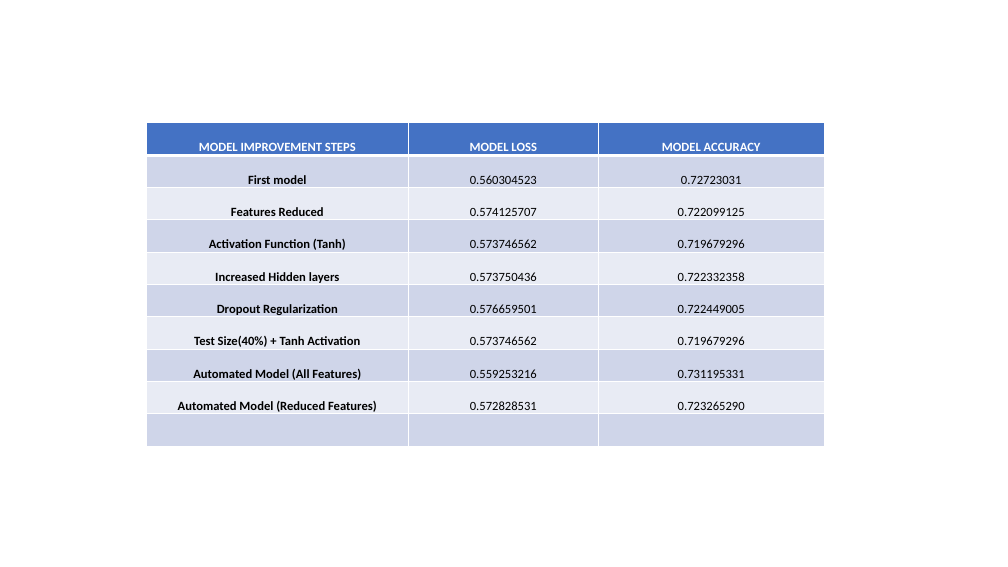
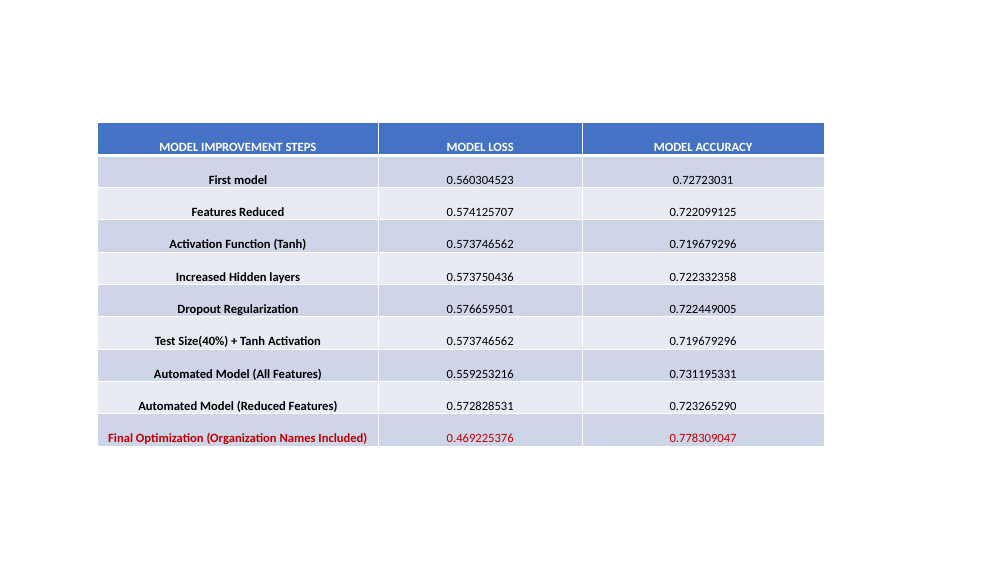
Before and after one commit to fbrowther/Artificial_Neural_Network-to-Predict_Charity_Funding-, a slide deck: slide 1 of Images/table for accuracy score.pptx. Drawn at 1008x567 pixels with LibreOffice and Linux fonts; fonts in the diff are those of the drawing. Boxes give left, top, right and bottom in pixels: in the first picture for what was removed or moved away, otherwise in the second. Text is boxed around its words. In the diff, an @@ line names an element or a change of style, - is before the commit and + after.

Commit message:
final Optimization

```diff
--- a/Images/table for accuracy score.pptx
+++ b/Images/table for accuracy score.pptx
@@ table at (98, 123, 824, 448) @@
-row 10:  |  | 
+row 10: Final Optimization (Organization Names Included) | 0.469225376 | 0.778309047
@@ table: place and size @@
-table at (147, 123, 825, 447)
+table at (98, 123, 824, 448)
```
Also in this commit, not shown: 9 other files.
